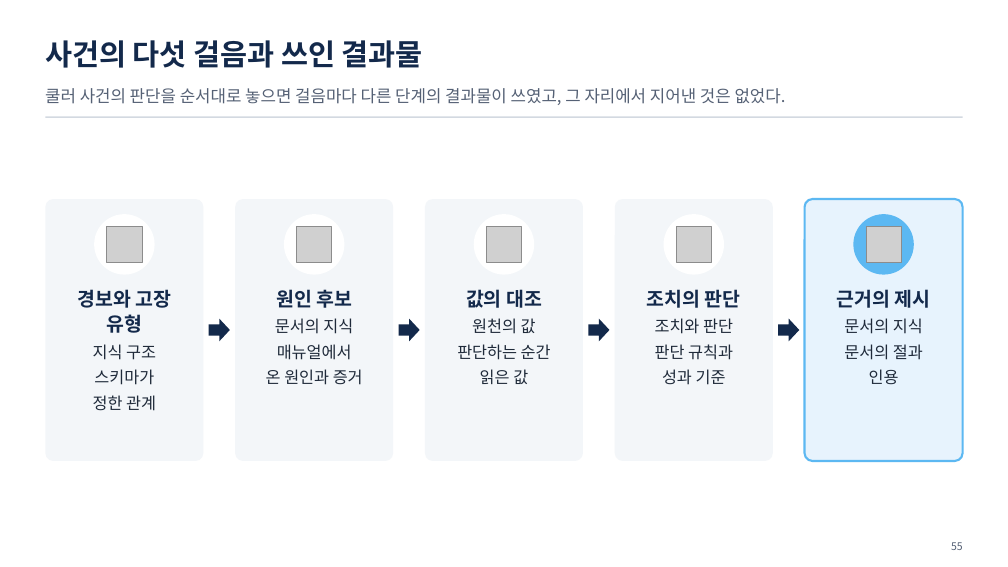
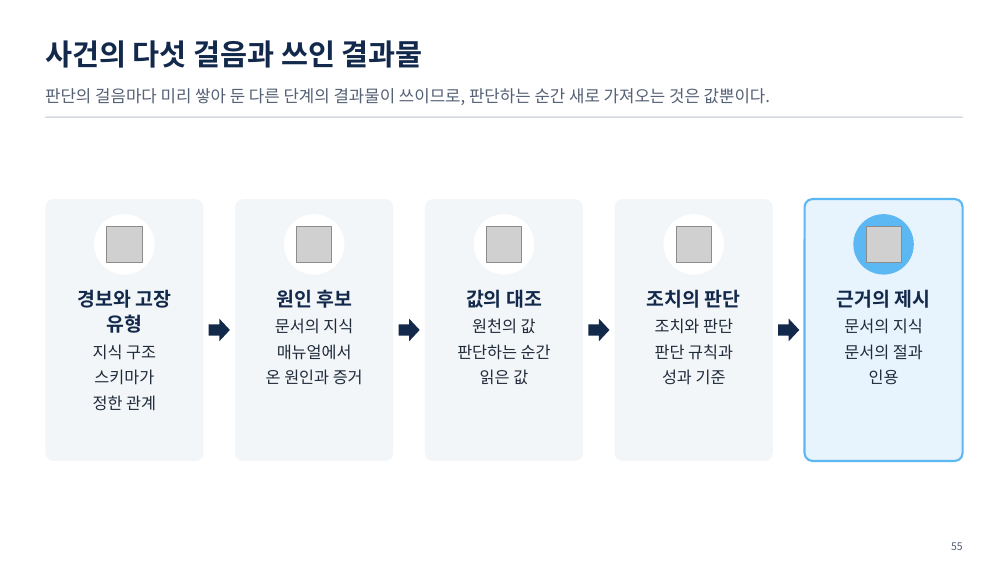
Before and after one commit to uengine-oss/hyd-iot-edu, a slide deck: slide 55 of 산출물/통합반/이론/04회차/통합반_04일차.pptx. Drawn at 1008x567 pixels with LibreOffice and Linux fonts; fonts in the diff are those of the drawing; grey boxes stand for pictures. Boxes give left, top, right and bottom in pixels: in the first picture for what was removed or moved away, otherwise in the second. Text is boxed around its words. In the diff, an @@ line names an element or a change of style, - is before the commit and + after.

```diff
--- a/산출물/통합반/이론/04회차/통합반_04일차.pptx
+++ b/산출물/통합반/이론/04회차/통합반_04일차.pptx
@@ text at box(45, 88, 770, 105): text changed @@
-쿨러 사건의 판단을 순서대로 놓으면 걸음마다 다른 단계의 결과물이 쓰였고, 그 자리에서 지어낸 것은 없었다.
+판단의 걸음마다 미리 쌓아 둔 다른 단계의 결과물이 쓰이므로, 판단하는 순간 새로 가져오는 것은 값뿐이다.
```
Also in this commit, not shown: 24 other slides changed, 5 other files.
